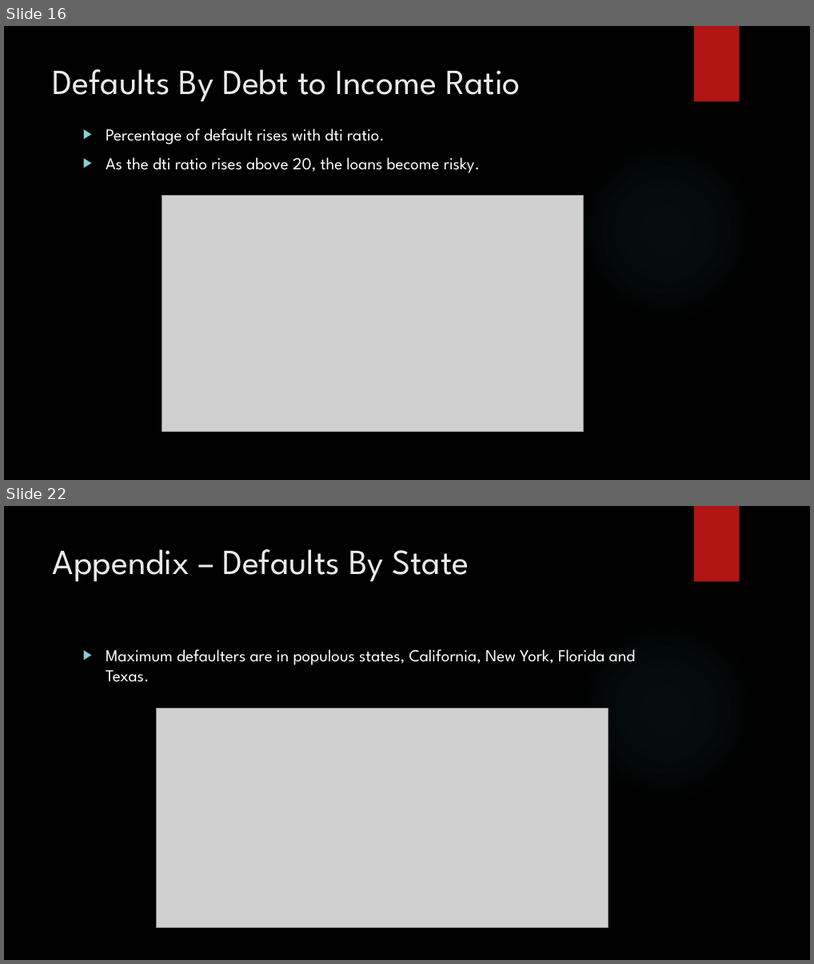
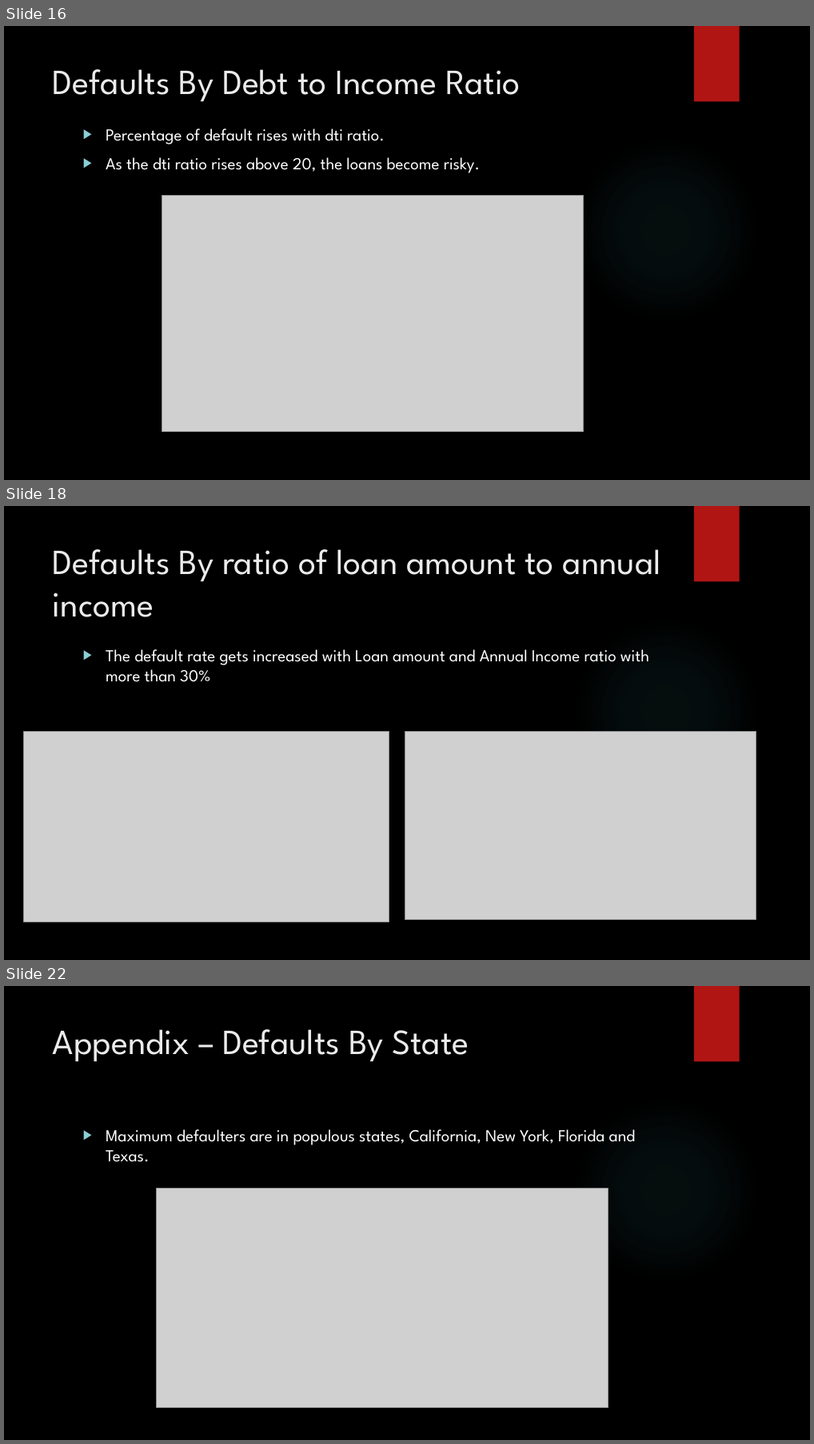
Before and after one commit to subhabrata-ghosh-1988/lending_club_case_study, a slide deck: Subhabrata_Ghosh_Lending_Club_Case_Study.pptx. Shown one above the other, each under a label of ours: slides 16 and 22 before the commit, slides 16, 18 and 22 after it; the slides between them are not shown. The pictures are 814x964 and 814x1444 pixels, drawn with LibreOffice and Linux fonts; fonts in the diff are those of the drawing; grey boxes stand for pictures; background and template pictures are left out. Boxes give left, top, right and bottom in pixels: in the first picture for what was removed or moved away, otherwise in the second. Text is boxed around its words. In the diff, an @@ line names an element or a change of style, - is before the commit and + after.

```diff
--- a/Subhabrata_Ghosh_Lending_Club_Case_Study.pptx
+++ b/Subhabrata_Ghosh_Lending_Club_Case_Study.pptx
@@ slide 18 added at (4,506,810,960), background picture (left out); not listed: 2 template elements that a slide beside it also shows @@
@@ title added at (53,549,662,617), 42 pt, text #EBEBEB @@
+Defaults By ratio of loan amount to annual income
@@ text added at (106,649,650,682), 20 pt, text #FFFFFF @@
+▶ The default rate gets increased with Loan amount and Annual Income ratio with more than 30%
@@ picture added at (24,731,390,922) @@
@@ picture added at (405,731,757,919) @@
```
Also in this commit, not shown: 7 slides changed, 1 slide removed, 3 other files.
